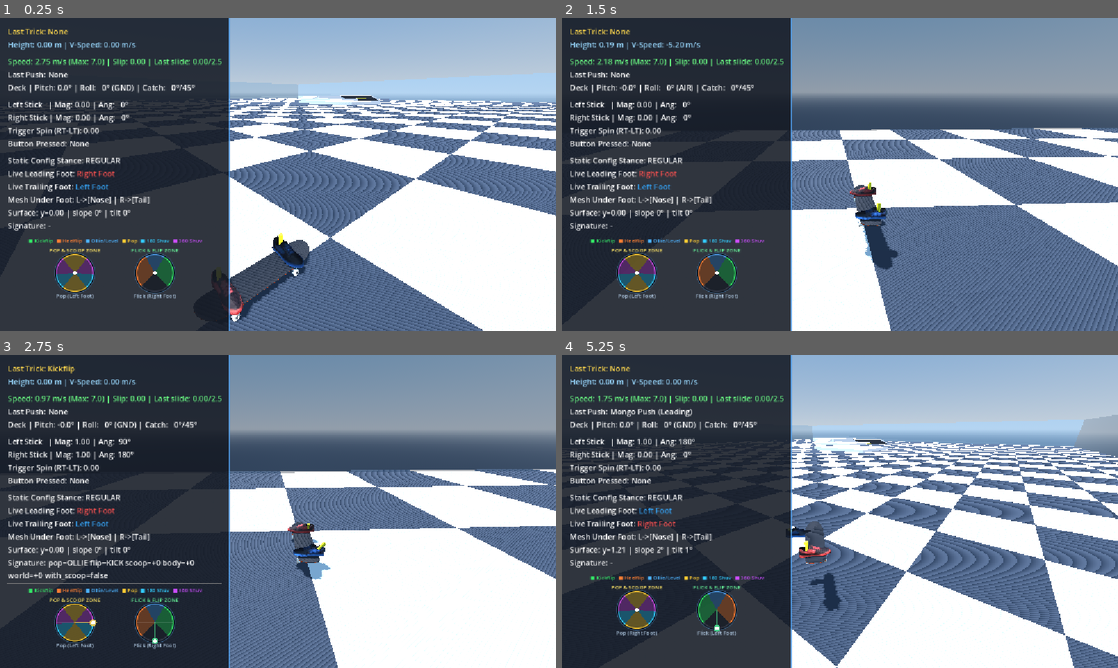
Above: before the commit, frames 1-4 (two rows, left to right).
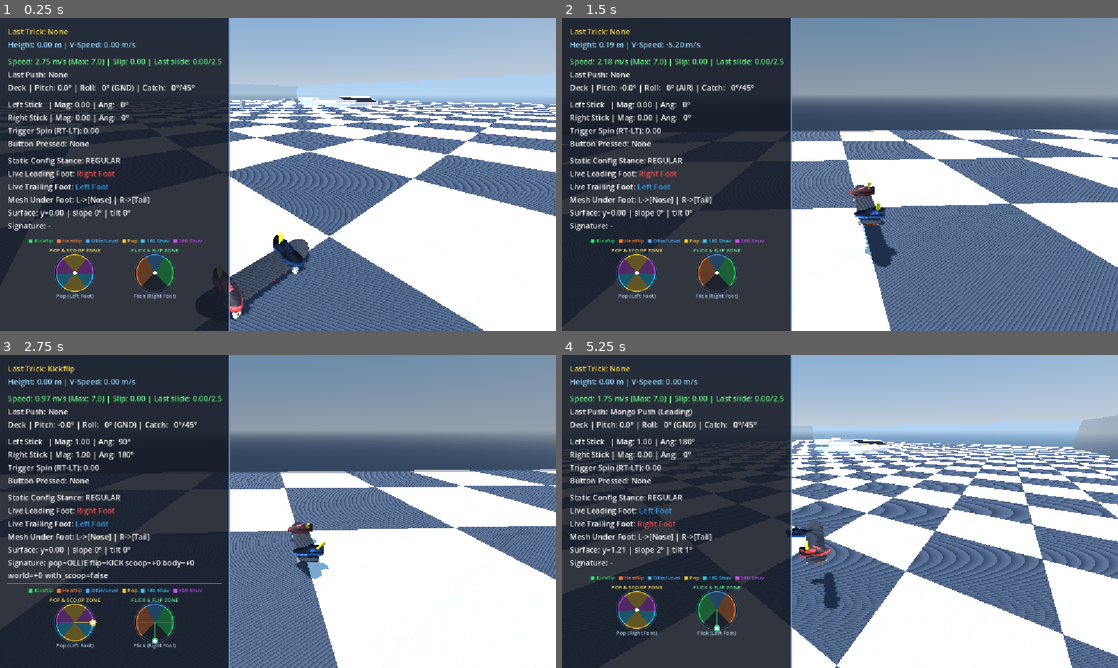
Above: after the commit, the same moments.

Repository: nklunder/skate-sim
Game: Godot game, scene res://tests/ground_physics.tscn
Same seed, same stepped clock (60 frames per second), same inputs: the game is played once before the commit and once after it. This scene is started directly instead of the project's main scene.
Inputs (mouse positions are in pixels of both pictures, inside the frame that each line leads up to):
- Up to frame 1 (0.25 s): no input
- Up to frame 2 (1.5 s): tap Enter at 0.5 s; move the mouse to (962, 158) at 0.52 s; hold Right (ui_right) 0.53-1.25 s; hold L 0.53-1.25 s; click (962, 158) at 0.67 s; tap Space at 0.77 s; drag from (728, 190) to (812, 237) at 1.27 s
- Up to frame 3 (2.75 s): move the mouse to (333, 442) at 2.02 s; hold Right (ui_right) from 2.03 s (still down); hold K from 2.03 s (still down)
- Up to frame 4 (5.25 s): release Right (ui_right) at 2.75 s; release K at 2.75 s; drag from (812, 574) to (673, 464) at 2.77 s; move the mouse to (1006, 558) at 3.52 s; hold Left (ui_left) 3.53-4.25 s; hold Q 3.53-4.25 s; tap Space at 3.77 s; drag from (673, 464) to (756, 433) at 4.27 s; move the mouse to (867, 511) at 5.02 s; hold Down (ui_down) from 5.03 s (still down); hold V from 5.03 s (still down); click (867, 511) at 5.17 s

The runs differ from the first frame. In frame 1, 9.9% of the frame differs, in the area x 34-100%, y 18-100%; in frame 2, 7.7%; in frame 3, 4.2%; in frame 4, 11%, in the area x 40-100%, y 19-100%.

Commit message:
open the lens with speed, gently
Perceived speed comes mostly from how fast texture streams past the edges of the
frame, and a fixed lens gives 2 m/s and 7 m/s the same peripheral flow. One lerp
on the boom camera's fov, from the value the scene authored rather than a
hardcoded 75, so adjusting the lens in the editor cannot disagree with the code.

Shipped at 4 deg of gain, not the 7 first tried. Speed-scaled FOV is a
racing-game convention and the reference this sim chases does not lean on it -
Session sells speed through sound, a low camera and real pavement texture, which
is the ranking 07c already argues for with FOV third. fov_gain_deg = 0.0
disables it outright and nothing else changes, since no other code reads it.

Planar speed, so a pop does not punch the lens open on every ollie. Eased at a
quarter-second constant: a lens that tracks speed instantly reads as breathing on
every push stroke, while lagging it turns the same change into a swell arriving
after the acceleration is felt.

It cannot disturb the camera invariant, and structurally rather than by being
small: _off_centre() measures the angle between the camera's forward basis and
the direction to the skater, with no projection in it, so field of view is
invisible to it either way. All five suites are byte-identical.

Which is also why FOV needed assertions of its own. The lens must widen with
speed, stay inside rest + fov_gain_deg, and never step more than a degree in a
frame. Falsified by driving it straight from speed (2.98 deg steps) and by
zeroing the gain.

The widen bound is expressed RELATIVE to fov_gain_deg. Written first as a flat
"moved at least 2 deg" it held only at the gain it was authored against, and
failed as soon as the lens was made subtler - re-baselining a suite for a pure
tuning change, which is the mistake pop_gesture's height bounds made in metres.
A floor keeps it failing a dead lens, which a purely relative bound would not.

Co-Authored-By: Claude Opus 5 <noreply@anthropic.com>

Diff:
--- a/scripts/player/ChaseCamera.gd
+++ b/scripts/player/ChaseCamera.gd
@@ -85,6 +85,30 @@
 ## the seam to hang per-trick camera work off later (grinds, manuals): offset the follow position and
 ## everything downstream keeps working.
 @export var camera_position_damp: float = 12.0
+
+## Degrees of extra field of view at full speed, on top of whatever the camera was authored with.
+##
+## Speed is felt largely through how fast texture streams past the edges of the frame, and a fixed
+## lens gives 2 m/s and 7 m/s the same peripheral flow - which is a large part of why riding read as
+## flat regardless of how good the physics underneath it was.
+##
+## Kept DELIBERATELY SUBTLE. Speed-scaled FOV is a racing-game convention, and the reference this sim
+## is chasing does not lean on it - Session sells speed through sound, a low camera and real pavement
+## texture, not through the lens. 07c ranks it third behind wheel rumble and optical flow for exactly
+## that reason. Wide enough to read as a swell at full speed, not as the world bending.
+##
+## Set to 0.0 to disable entirely; the lens then never moves and nothing else changes, since no other
+## code reads it. Worth knowing for motion sensitivity too, which a swelling FOV can provoke.
+@export var fov_gain_deg: float = 4.0
+## Speed at which the full gain is reached, in m/s. Defaults to the rig's own max_push_speed, so the
+## lens is wide open exactly when the rider is going as fast as pushing can carry them.
+@export var fov_speed_ref: float = 7.0
+## How quickly the lens chases the speed it is being shown, per second.
+##
+## Deliberately slow - about a quarter-second constant at 4.0. FOV that tracks speed instantly reads
+## as the lens breathing on every push stroke and every landing; lagging it turns the same change
+## into a swell that arrives after the acceleration is felt, which is what sells it.
+@export var fov_response: float = 4.0
 
 @onready var camera_boom: Camera3D = $Camera3D
 ## The rig this camera orbits. Resolved from the parent rather than exported: CameraPivot is only
@@ -111,6 +135,11 @@
 ## Damped world position the camera orbits around. NOT simply the skater's position: see
 ## camera_position_damp.
 var _camera_pos: Vector3 = Vector3.ZERO
+## Field of view the camera was authored with, captured in _ready() so the speed gain has a fixed
+## origin. Read from the scene rather than hardcoded, for the same reason _camera_boom_rest is: the
+## authored value is the one the framing was designed around, and duplicating it here would let the
+## two disagree the moment anyone adjusts the lens in the editor.
+var _fov_rest: float = 75.0
 
 func _ready() -> void:
 	if skater == null:
@@ -121,6 +150,7 @@
 	_travel_heading = skater.rotation.y
 	_camera_pos = skater.global_position
 	_camera_boom_rest = camera_boom.position
+	_fov_rest = camera_boom.fov
 
 ## Advances the camera one frame. Called explicitly by SkaterController after position integration -
 ## see the class comment for why this is not a _physics_process.
@@ -198,3 +228,14 @@
 	_camera_pos += velocity * delta
 	_camera_pos = _camera_pos.lerp(skater.global_position, minf(camera_position_damp * delta, 1.0))
 	global_position = _camera_pos
+
+	# Speed-scaled FOV. Touches the LENS ONLY - no yaw, no position, no aim - so it cannot disturb the
+	# invariant at the top of this file, structurally rather than by being small. ground_physics'
+	# off-centre assertion measures the angle between the camera's forward basis and the direction to
+	# the skater, which has no projection in it and so is blind to field of view either way.
+	#
+	# PLANAR speed on purpose. current_speed drops the vertical component, so a pop does not punch the
+	# lens open on every ollie and shut again on landing.
+	var speed_frac: float = clampf(skater.current_speed / maxf(fov_speed_ref, 0.01), 0.0, 1.0)
+	camera_boom.fov = lerpf(camera_boom.fov, _fov_rest + fov_gain_deg * speed_frac,
+		minf(fov_response * delta, 1.0))
--- a/tests/ground_physics.gd
+++ b/tests/ground_physics.gd
@@ -44,6 +44,14 @@
 ## rig. The camera is a rigid child of SkaterRoot, so a landing that jumps rig yaw would jump the
 ## view by the whole residual at once unless it is eased.
 var _max_cam_step: float = 0.0
+## SPEED-SCALED FOV. Tracked here because this is the camera suite, and because the off-centre and
+## camStep assertions are structurally blind to it: both measure ANGLES between basis vectors, with
+## no projection anywhere, so field of view cannot move them in either direction. That is the proof
+## FOV does not disturb framing - and equally the reason it needs assertions of its own.
+var _fov_min: float = 1e9
+var _fov_max: float = 0.0
+var _max_fov_step: float = 0.0
+var _prev_fov: float = -1.0
 var _prev_cam_yaw: float = 0.0
 var _residual: float = 0.0
 ## Board world yaw across the touchdown frame. The heading residual is transferred from board_pivot
@@ -69,7 +77,10 @@
 # land_yaw: rider + board yaw forced through the whole flight, i.e. the heading the rider lands at.
 # speed: initial rolling speed. +Z on a slope case is downhill, -Z is uphill.
 const CASES := [
-	{"label": "flat: coasts to a stop", "speed": 3.0, "settle": 240, "expect_stopped": true},
+	# fov_widens: the lens must open with speed. This case starts at 3 m/s and coasts to rest, so it
+	# sweeps most of the speed range in one run and the FOV has to travel with it.
+	{"label": "flat: coasts to a stop", "speed": 3.0, "settle": 240, "expect_stopped": true,
+		"fov_widens": true},
 	{"label": "2 deg slope: holds at rest", "slope": 2.0, "speed": 0.0, "settle": 180,
 		"expect_stopped": true},
 	{"label": "15 deg slope: rolls downhill", "slope": 15.0, "speed": 0.0, "settle": 120,
@@ -159,6 +170,10 @@
 	_max_lateral = 0.0
 	_initial_lateral = _lateral_speed()
 	_max_cam_step = 0.0
+	_fov_min = 1e9
+	_fov_max = 0.0
+	_max_fov_step = 0.0
+	_prev_fov = -1.0
 	_residual = 0.0
 	_board_jump = 0.0
 	_max_dir_step = 0.0
@@ -179,6 +194,13 @@
 	_max_cam_step = maxf(_max_cam_step, absf(rad_to_deg(angle_difference(
 		deg_to_rad(_prev_cam_yaw), deg_to_rad(cam)))))
 	_prev_cam_yaw = cam
+
+	var cam_node: Camera3D = _skater.get_node("CameraPivot/Camera3D") as Camera3D
+	_fov_min = minf(_fov_min, cam_node.fov)
+	_fov_max = maxf(_fov_max, cam_node.fov)
+	if _prev_fov >= 0.0:
+		_max_fov_step = maxf(_max_fov_step, absf(cam_node.fov - _prev_fov))
+	_prev_fov = cam_node.fov
 
 	if c.has("land_yaw"):
 		_run_landing_case(c)
@@ -307,6 +329,14 @@
 	axis.y = 0.0
 	var a: float = rad_to_deg(v.normalized().angle_to(axis.normalized()))
 	return minf(a, 180.0 - a)
+
+## Field of view the camera rests at, and the ceiling the speed gain may reach. Derived from the
+## camera's own exports rather than written down, so retuning the gain cannot silently re-baseline
+## this suite - the same reason pop_gesture states its height bounds as fractions of v^2/2g.
+func _fov_rest() -> float:
+	var pivot: ChaseCamera = _skater.get_node("CameraPivot") as ChaseCamera
+	var cam: Camera3D = _skater.get_node("CameraPivot/Camera3D") as Camera3D
+	return cam.fov if pivot == null else pivot._fov_rest
 
 func _finish_case() -> void:
 	var c: Dictionary = CASES[_case]
@@ -412,6 +442,33 @@
 			if _travel_vs_board() > 1.0:
 				problems.append("travel still %.1f deg off the board axis after settling" % _travel_vs_board())
 
+	# THE LENS. Speed-scaled FOV must widen with speed, stay inside its authored ceiling, and never
+	# step - a lens that snaps reads as the camera flinching rather than as the world opening up.
+	var pivot: ChaseCamera = _skater.get_node("CameraPivot") as ChaseCamera
+	if pivot != null:
+		var rest: float = _fov_rest()
+		detail += " | fov %.1f-%.1f (step %.2f)" % [_fov_min, _fov_max, _max_fov_step]
+		if _fov_min < rest - 0.01:
+			problems.append("fov fell to %.1f, under its authored rest of %.1f" % [_fov_min, rest])
+		if _fov_max > rest + pivot.fov_gain_deg + 0.01:
+			problems.append("fov reached %.1f, over the %.1f ceiling its gain allows" % [
+				_fov_max, rest + pivot.fov_gain_deg])
+		# Eased, not stepped. fov_response 4.0 over a 7 deg gain cannot move more than ~0.47 deg in a
+		# frame even from a standing start, so 1.0 catches a lens driven straight from speed.
+		if _max_fov_step > 1.0:
+			problems.append("fov jumped %.2f deg in one frame - the lens is tracking speed directly, not eased" % _max_fov_step)
+		# Relative to the gain, never an absolute degree count. Written as a flat "moved at least 2 deg"
+		# this passed only at the gain it was authored against and would have failed the moment the
+		# lens was made subtler - re-baselining a suite for a tuning change, which is the same mistake
+		# pop_gesture's height bounds made in metres. The 0.5 floor is what still fails a DEAD lens,
+		# since a gain-relative bound alone would ask for zero movement when the gain is zero.
+		if c.get("fov_widens", false):
+			var peak_frac: float = clampf(_peak_speed / maxf(pivot.fov_speed_ref, 0.01), 0.0, 1.0)
+			var need: float = maxf(0.5, 0.3 * pivot.fov_gain_deg * peak_frac)
+			if _fov_max - _fov_min < need:
+				problems.append("fov moved %.2f deg across the run, expected at least %.2f - speed is not opening the lens" % [
+					_fov_max - _fov_min, need])
+
 	if not problems.is_empty():
 		_failures += 1
 	print("%-30s %s | %s" % [c["label"], "PASS" if problems.is_empty() else "FAIL", detail])
Not shown, changed: docs/features/07c_PRESENTATION_FEEL.md
